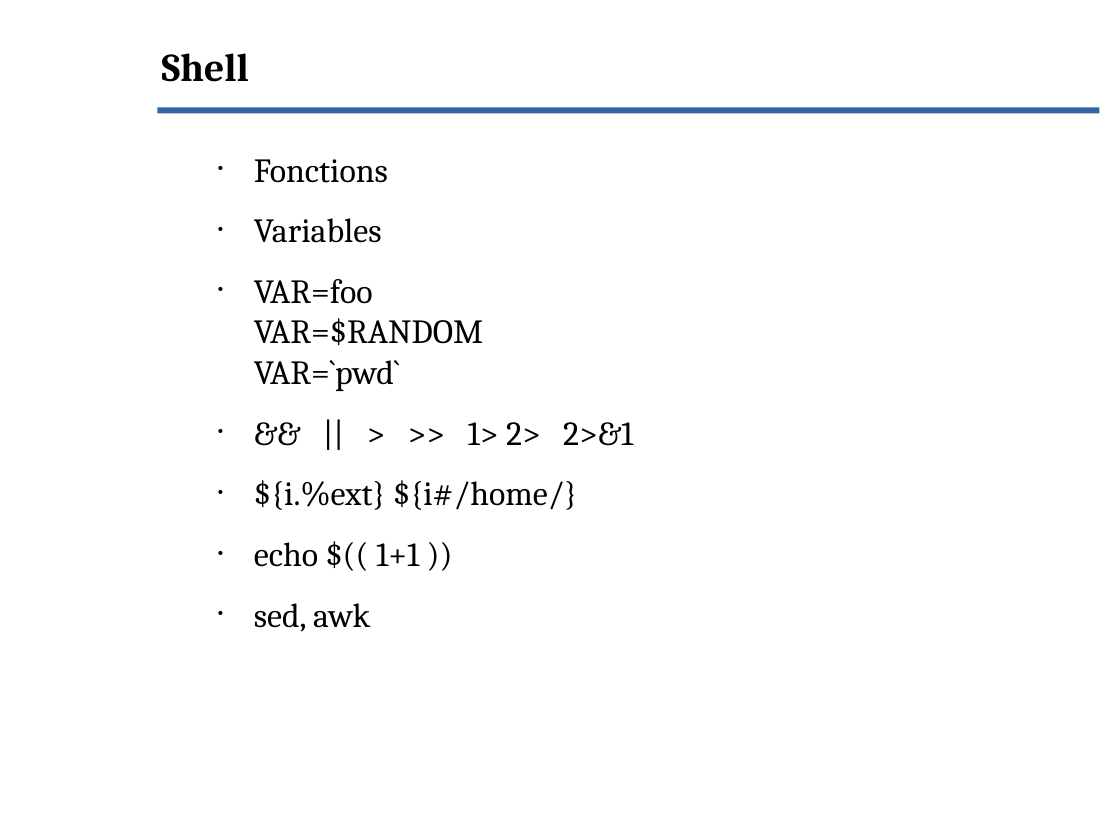
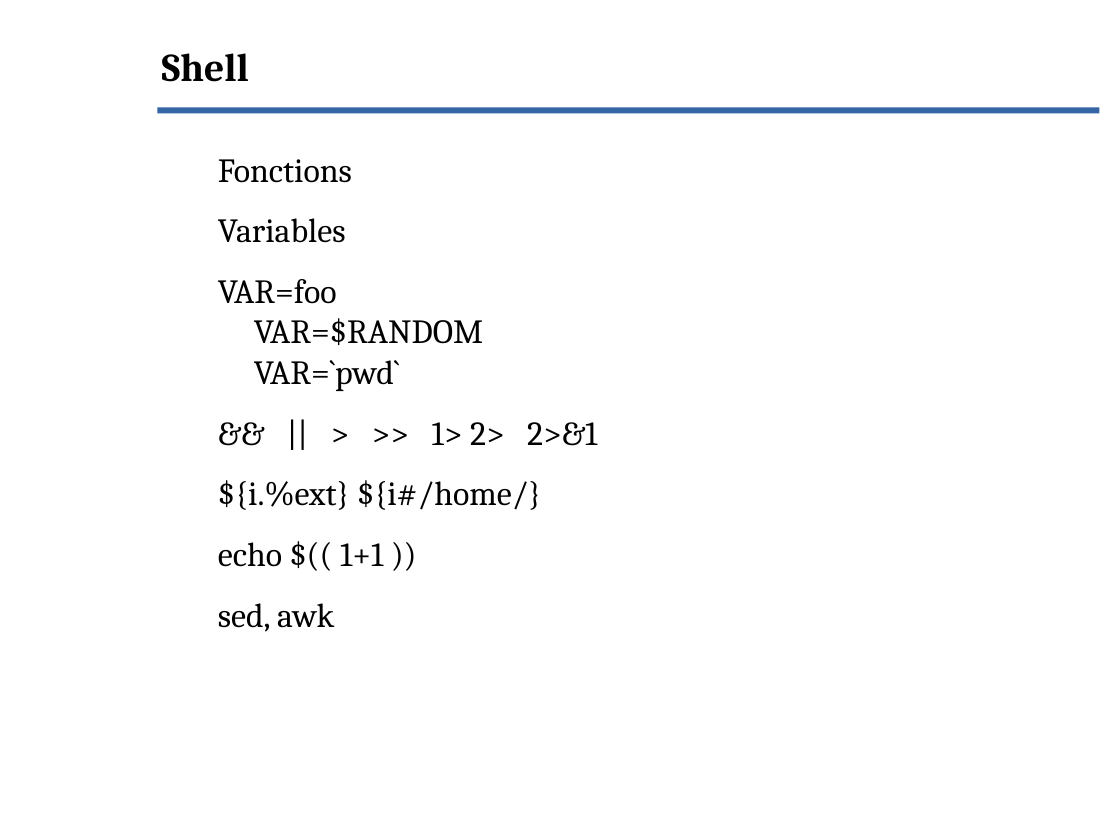
Before and after one commit to Evolix/evoformations, a slide deck: slide 54 of slides/connaissance_unix.odp. Drawn at 1120x840 pixels with LibreOffice and Linux fonts; fonts in the diff are those of the drawing; background and template pictures are left out. Boxes give left, top, right and bottom in pixels: in the first picture for what was removed or moved away, otherwise in the second. Text is boxed around its words. In the diff, an @@ line names an element or a change of style, - is before the commit and + after.

```diff
--- a/slides/connaissance_unix.odp
+++ b/slides/connaissance_unix.odp
@@ text "Fonctions" at [218, 159, 597, 632]: bullet • to none @@
```
Also in this commit, not shown: 8 other slides changed, 8 other files.
